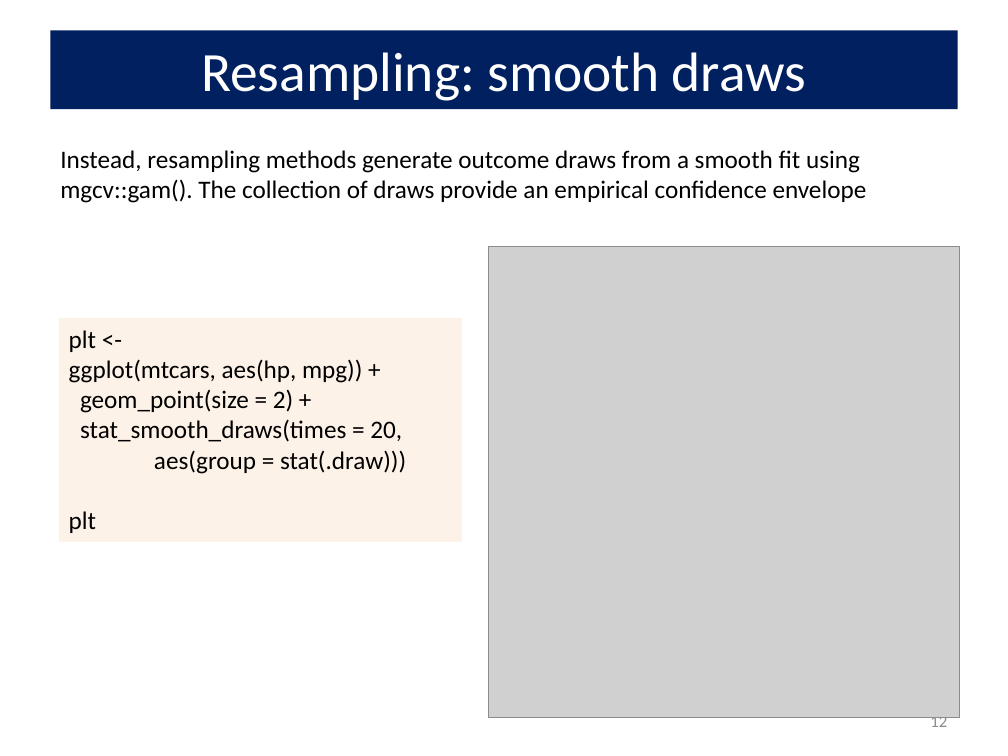
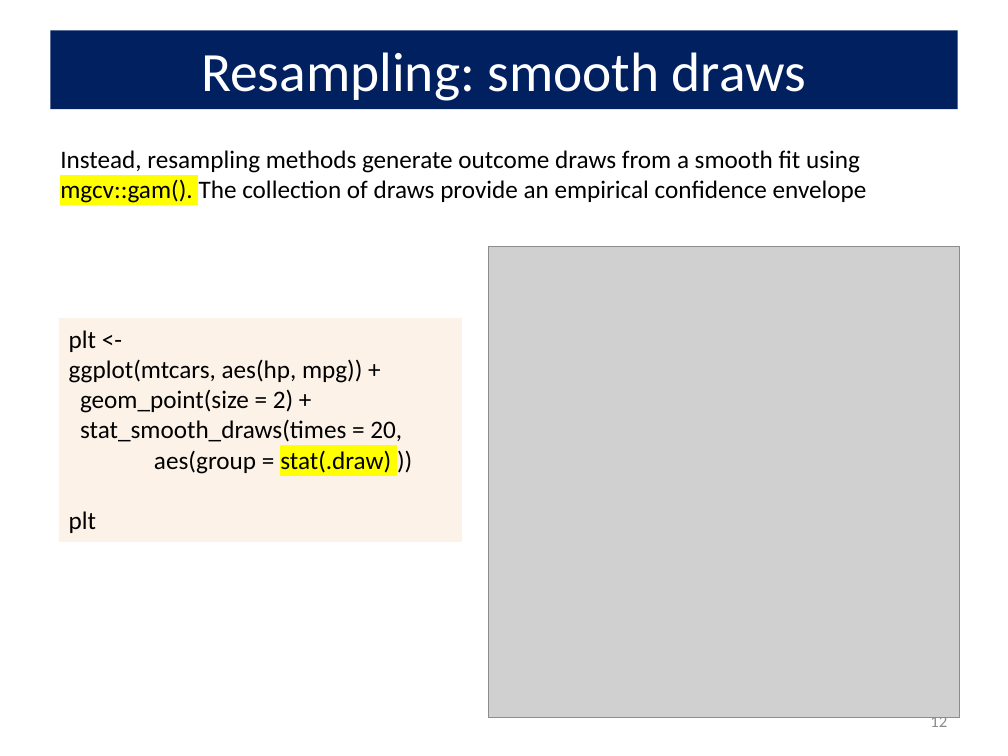
Before and after one commit to friendly/6135, a slide deck: slide 12 of docs/lectures/bootstrap.pptx. Drawn at 1008x756 pixels with LibreOffice and Linux fonts; fonts in the diff are those of the drawing; grey boxes stand for pictures. Boxes give left, top, right and bottom in pixels: in the first picture for what was removed or moved away, otherwise in the second. Text is boxed around its words. In the diff, an @@ line names an element or a change of style, - is before the commit and + after.

```diff
--- a/docs/lectures/bootstrap.pptx
+++ b/docs/lectures/bootstrap.pptx
@@ text "Instead, resampling methods generate outcome ..." at bbox=[60, 150, 867, 203]: highlight none to #FFFF00 in "mgcv::gam()." @@
@@ text in rectangle at bbox=[154, 450, 391, 474]: spaces changed @@
-aes(group = stat(.draw)))
+aes(group = stat(.draw) ))
```
Also in this commit, not shown: 7 other slides changed, 53 other files.
